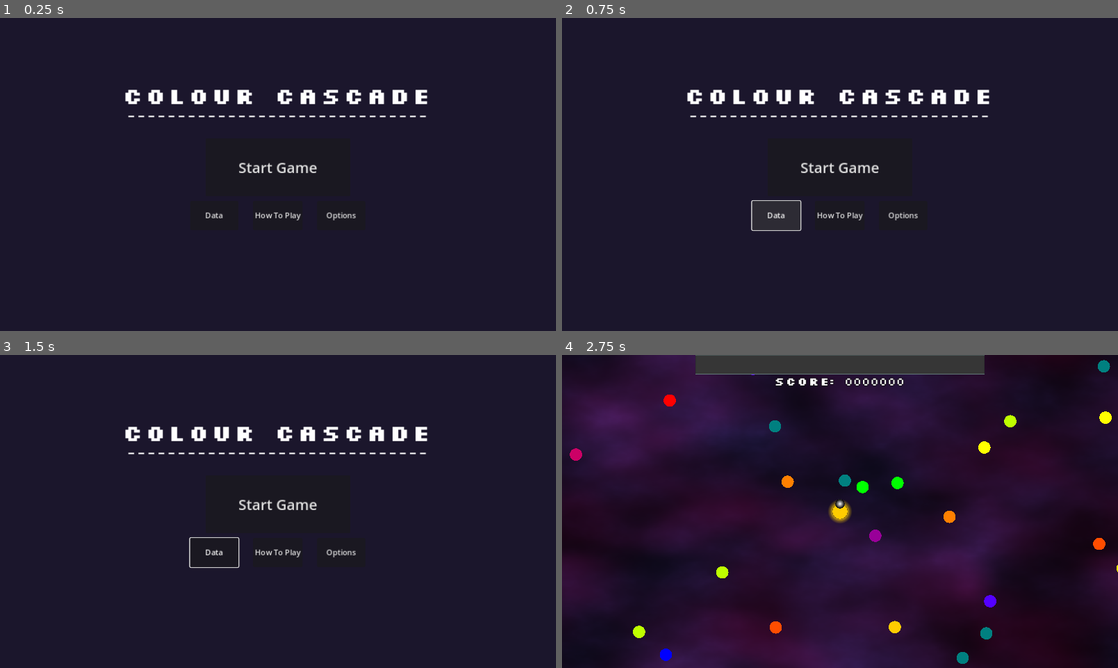
Above: before the commit, frames 1-4 (two rows, left to right).
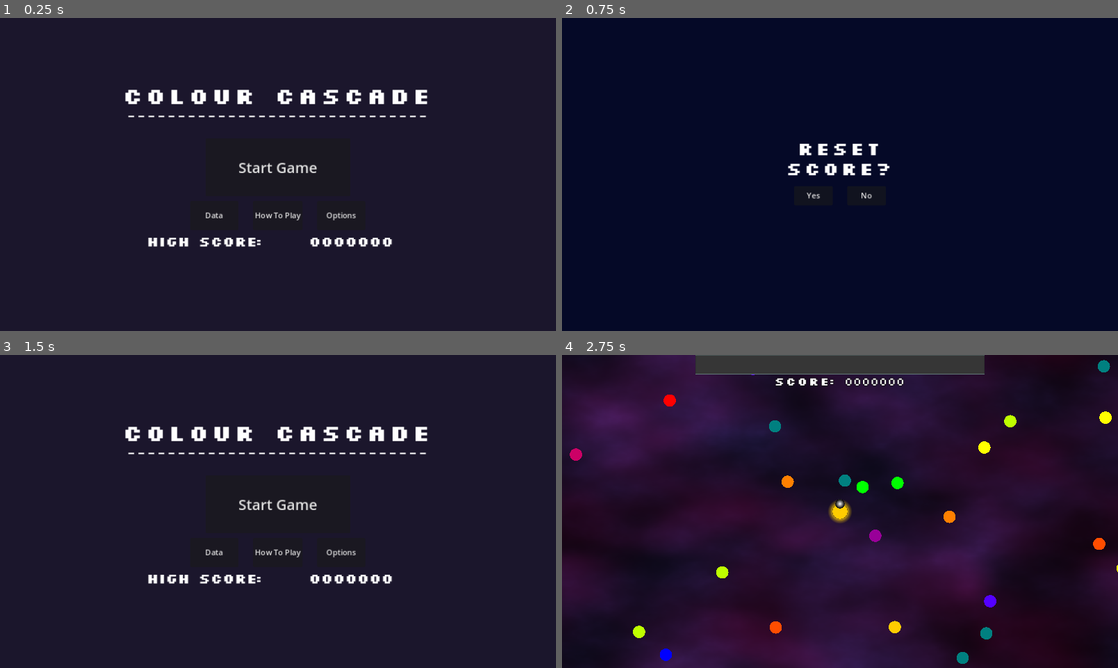
Above: after the commit, the same moments.

Repository: everett-ripley/Colour-Cascade-Game
Game: Godot game, scene res://Scenes/game.tscn
Same seed, same stepped clock (60 frames per second), same inputs: the game is played once before the commit and once after it. Sound files missing from this copy of the repository are replaced by a short silence.
Inputs (mouse positions are in pixels of both pictures, inside the frame that each line leads up to):
- Up to frame 1 (0.25 s): no input
- Up to frame 2 (0.75 s): click "Data" at 0.5 s
- Up to frame 3 (1.5 s): click (250, 533) at 1.25 s, where only the run after the commit has a clickable "Yes"
- Up to frame 4 (2.75 s): click "Start Game" at 2 s

The runs differ from the first frame. In frame 1, 0.7% of the frame differs, in the area x 26-71%, y 70-74%; in frame 2, 3.6%, in the area x 22-77%, y 22-69%; in frame 3, 0.8%; in frame 4, nothing differs.

Commit message:
data management

Diff:
--- a/Scenes/data.gd
+++ b/Scenes/data.gd
@@ -1 +1,39 @@
 extends Node
+
+var high_score : int = 0
+
+func save_game():
+	var save_file = FileAccess.open_encrypted_with_pass("user://colourcascade.save", FileAccess.WRITE, "idc")
+	var json_str = JSON.stringify(dict())
+	save_file.store_line(json_str)
+	return
+
+func dict():
+	var d = {
+		"high_score" : high_score
+	}
+	return d
+
+func load_game():
+	if not FileAccess.file_exists("user://colourcascade.save"):
+		print("NO DATA")
+		return null
+
+	var save_file = FileAccess.open_encrypted_with_pass("user://colourcascade.save", FileAccess.READ, "idc")
+
+	while save_file.get_position() < save_file.get_length():
+		var json_str = save_file.get_line()
+		var json = JSON.new()
+		var parse_result = json.parse(json_str)
+		var node_data = json.get_data()
+		return node_data
+
+func recover_data():
+	var loaded_game = load_game()
+	if loaded_game != null:
+		high_score = loaded_game["high_score"]
+
+func reset_data():
+	high_score = 0
+	save_game()
+	recover_data()
--- a/Scenes/game.gd
+++ b/Scenes/game.gd
@@ -3,12 +3,15 @@
 @onready var game_scene = preload("res://Scenes/game_scene.tscn")
 @onready var main_menu := $Menus/MainMenu
 @onready var options_menu := $Menus/OptionsMenu
+@onready var data := $Data
+@onready var high_score_label := $Menus/MainMenu/VBoxContainer/HBoxContainer3/HighScoreLabel
 var active_game : Node2D = null
 var can_pause : bool = false
 
 func _ready():
 	get_tree().paused = true
-
+	data.recover_data()
+	update_high_score(data.high_score)
 
 
 func _on_start_button_button_down():
@@ -27,9 +30,23 @@
 	main_menu.show()
 	active_game.queue_free()
 	active_game = null
+	if score > data.high_score:
+		data.high_score = score
+		data.save_game()
+		update_high_score(score)
 
-
-
+func update_high_score(score:int):
+	var s :String = str(score)
+	var diff :int = len("0000000") - len(s)
+	if diff > 0:
+		for i in range(diff):
+			s = "0" + s
+	high_score_label.text = "[center][font_size=30]" + s
 
 func _on_options_button_down():
 	options_menu.show()
+
+
+func _on_reset_button_button_down():
+	data.reset_data()
+	update_high_score(data.high_score)
--- a/Scenes/game.tscn
+++ b/Scenes/game.tscn
@@ -107,13 +107,82 @@
 layout_mode = 2
 text = "Options"
 
-[node name="HighScore" type="RichTextLabel" parent="Menus/MainMenu/VBoxContainer"]
-custom_minimum_size = Vector2(0, 60)
+[node name="HBoxContainer3" type="HBoxContainer" parent="Menus/MainMenu/VBoxContainer"]
+layout_mode = 2
+alignment = 1
+
+[node name="HighScore" type="RichTextLabel" parent="Menus/MainMenu/VBoxContainer/HBoxContainer3"]
+custom_minimum_size = Vector2(300, 60)
 layout_mode = 2
 theme_override_fonts/normal_font = ExtResource("4_2h43s")
 bbcode_enabled = true
-text = "[center][font_size=30]"
-scroll_active = false
+text = "[center][font_size=30]HIGH SCORE:"
+scroll_active = false
+
+[node name="HighScoreLabel" type="RichTextLabel" parent="Menus/MainMenu/VBoxContainer/HBoxContainer3"]
+custom_minimum_size = Vector2(300, 60)
+layout_mode = 2
+theme_override_fonts/normal_font = ExtResource("4_2h43s")
+bbcode_enabled = true
+text = "[center][font_size=30]0000000"
+scroll_active = false
+
+[node name="DataReset" type="Control" parent="Menus/MainMenu"]
+visible = false
+layout_mode = 1
+anchors_preset = 15
+anchor_right = 1.0
+anchor_bottom = 1.0
+grow_horizontal = 2
+grow_vertical = 2
+
+[node name="ColorRect" type="ColorRect" parent="Menus/MainMenu/DataReset"]
+layout_mode = 1
+anchors_preset = 15
+anchor_right = 1.0
+anchor_bottom = 1.0
+grow_horizontal = 2
+grow_vertical = 2
+color = Color(0.0196078, 0.0352941, 0.152941, 1)
+
+[node name="VBoxContainer" type="VBoxContainer" parent="Menus/MainMenu/DataReset"]
+layout_mode = 1
+anchors_preset = 8
+anchor_left = 0.5
+anchor_top = 0.5
+anchor_right = 0.5
+anchor_bottom = 0.5
+offset_left = -117.5
+offset_top = -71.0
+offset_right = 117.5
+offset_bottom = 71.0
+grow_horizontal = 2
+grow_vertical = 2
+theme_override_constants/separation = 15
+
+[node name="RichTextLabel" type="RichTextLabel" parent="Menus/MainMenu/DataReset/VBoxContainer"]
+custom_minimum_size = Vector2(0, 80)
+layout_mode = 2
+theme_override_fonts/normal_font = ExtResource("1_o5d7m")
+bbcode_enabled = true
+text = "[center][font_size=40]Reset score?"
+scroll_active = false
+
+[node name="HBoxContainer" type="HBoxContainer" parent="Menus/MainMenu/DataReset/VBoxContainer"]
+custom_minimum_size = Vector2(0, 40)
+layout_mode = 2
+theme_override_constants/separation = 30
+alignment = 1
+
+[node name="ResetButton" type="Button" parent="Menus/MainMenu/DataReset/VBoxContainer/HBoxContainer"]
+custom_minimum_size = Vector2(80, 0)
+layout_mode = 2
+text = "Yes"
+
+[node name="CloseButton" type="Button" parent="Menus/MainMenu/DataReset/VBoxContainer/HBoxContainer"]
+custom_minimum_size = Vector2(80, 0)
+layout_mode = 2
+text = "No"
 
 [node name="OptionsMenu" type="Control" parent="Menus"]
 visible = false
@@ -199,7 +268,11 @@
 
 [connection signal="finished" from="Music/Intro" to="Music" method="_on_intro_finished"]
 [connection signal="button_down" from="Menus/MainMenu/VBoxContainer/HBoxContainer/StartButton" to="." method="_on_start_button_button_down"]
+[connection signal="button_down" from="Menus/MainMenu/VBoxContainer/HBoxContainer2/DataButton" to="Menus/MainMenu" method="_on_data_button_button_down"]
 [connection signal="button_down" from="Menus/MainMenu/VBoxContainer/HBoxContainer2/Options" to="." method="_on_options_button_down"]
+[connection signal="button_down" from="Menus/MainMenu/DataReset/VBoxContainer/HBoxContainer/ResetButton" to="." method="_on_reset_button_button_down"]
+[connection signal="button_down" from="Menus/MainMenu/DataReset/VBoxContainer/HBoxContainer/ResetButton" to="Menus/MainMenu" method="_on_reset_button_button_down"]
+[connection signal="button_down" from="Menus/MainMenu/DataReset/VBoxContainer/HBoxContainer/CloseButton" to="Menus/MainMenu" method="_on_close_button_button_down"]
 [connection signal="value_changed" from="Menus/OptionsMenu/VBoxContainer/MusicSlider" to="Menus/OptionsMenu" method="_on_music_slider_value_changed"]
 [connection signal="value_changed" from="Menus/OptionsMenu/VBoxContainer/SFXSlider" to="Menus/OptionsMenu" method="_on_sfx_slider_value_changed"]
 [connection signal="button_down" from="Menus/OptionsMenu/VBoxContainer/HBoxContainer/BackButton" to="Menus/OptionsMenu" method="_on_back_button_button_down"]
--- a/Scenes/main_menu.gd
+++ b/Scenes/main_menu.gd
@@ -1 +1,13 @@
 extends Control
+@onready var reset_menu := $DataReset
+
+func _on_close_button_button_down():
+	reset_menu.hide()
+
+
+func _on_data_button_button_down():
+	reset_menu.show()
+
+
+func _on_reset_button_button_down():
+	reset_menu.hide()
